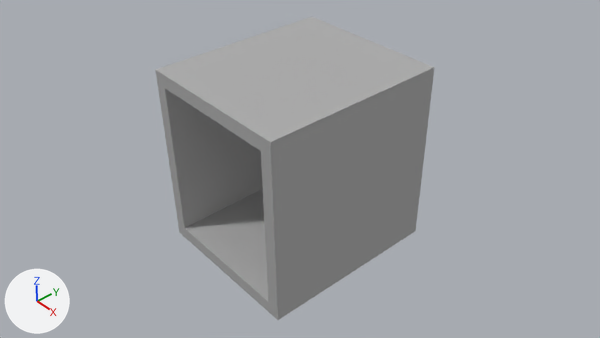
An edit to the Blender file Assets/models/house/floor02/safe/safe01.blend, drawn before and after from the same camera.
Both versions are drawn from the file's camera 'Camera'. Lighting does not change. The marker at lower left points along +X, +Y and +Z.

Names of what the first picture shows: 'body'.
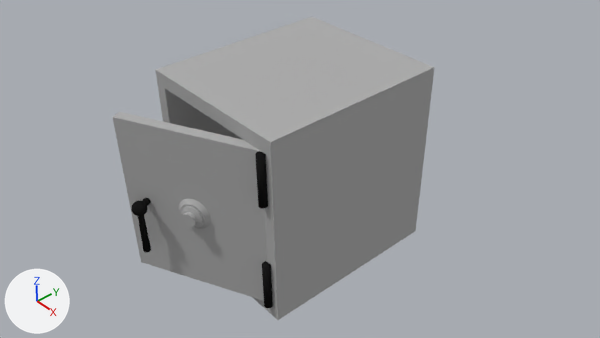
Diff of the bpy script that builds the scene:
```diff
--- a/Assets/models/house/floor02/safe/safe01.blend.py
+++ b/Assets/models/house/floor02/safe/safe01.blend.py
@@ ob_door_main @@
 ob_door_main.location = (0.895, -1.154, 0.0)
-ob_door_main.hide_set(True)  # its collection is switched off
@@ ob_hinge_top @@
 ob_hinge_top.location = (0.894, -1.258, 0.728)
-ob_hinge_top.hide_set(True)  # its collection is switched off
@@ ob_hinge_bottom @@
 ob_hinge_bottom.location = (0.894, -1.258, -0.728)
-ob_hinge_bottom.hide_set(True)  # its collection is switched off
@@ ob_handle_axle @@
 ob_handle_axle.rotation_euler = (1.571, 0.0, 0.0)  # degrees (90, 0, 0)
-ob_handle_axle.hide_set(True)  # its collection is switched off
@@ ob_handle_joint @@
 ob_handle_joint.location = (-0.628, -1.375, 0.0)
-ob_handle_joint.hide_set(True)  # its collection is switched off
@@ ob_handle_main @@
 ob_handle_main.location = (-0.628, -1.375, -0.341)
-ob_handle_main.hide_set(True)  # its collection is switched off
@@ ob_combination_knob @@
 _m = ob_combination_knob.modifiers.new('EdgeSplit', 'EDGE_SPLIT')
-ob_combination_knob.hide_set(True)  # its collection is switched off
```

Location of each change, [x1, y1, x2, y2] in pixels of the pictures (600 x 338 px):
'door_main', shown: after [113, 112, 267, 301]
'combination_knob', shown: after [179, 199, 211, 228]
'hinge_top', shown (black): after [255, 151, 268, 209]
'hinge_bottom', shown: after [262, 261, 273, 308]
'handle_main', shown: after [138, 215, 151, 252]
'handle_joint', shown: after [131, 201, 148, 216]
'handle_axle', shown: after [142, 198, 151, 206]
